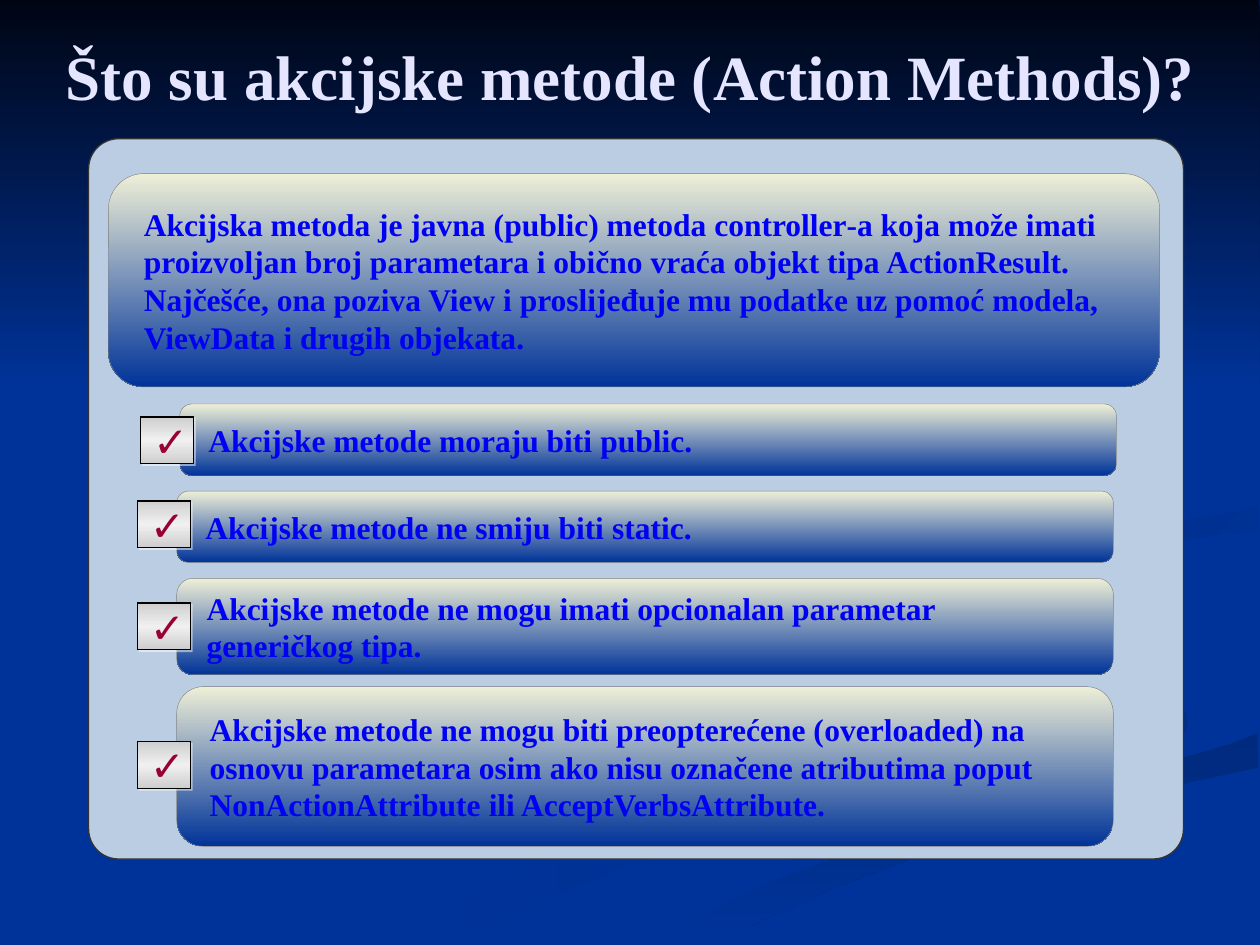
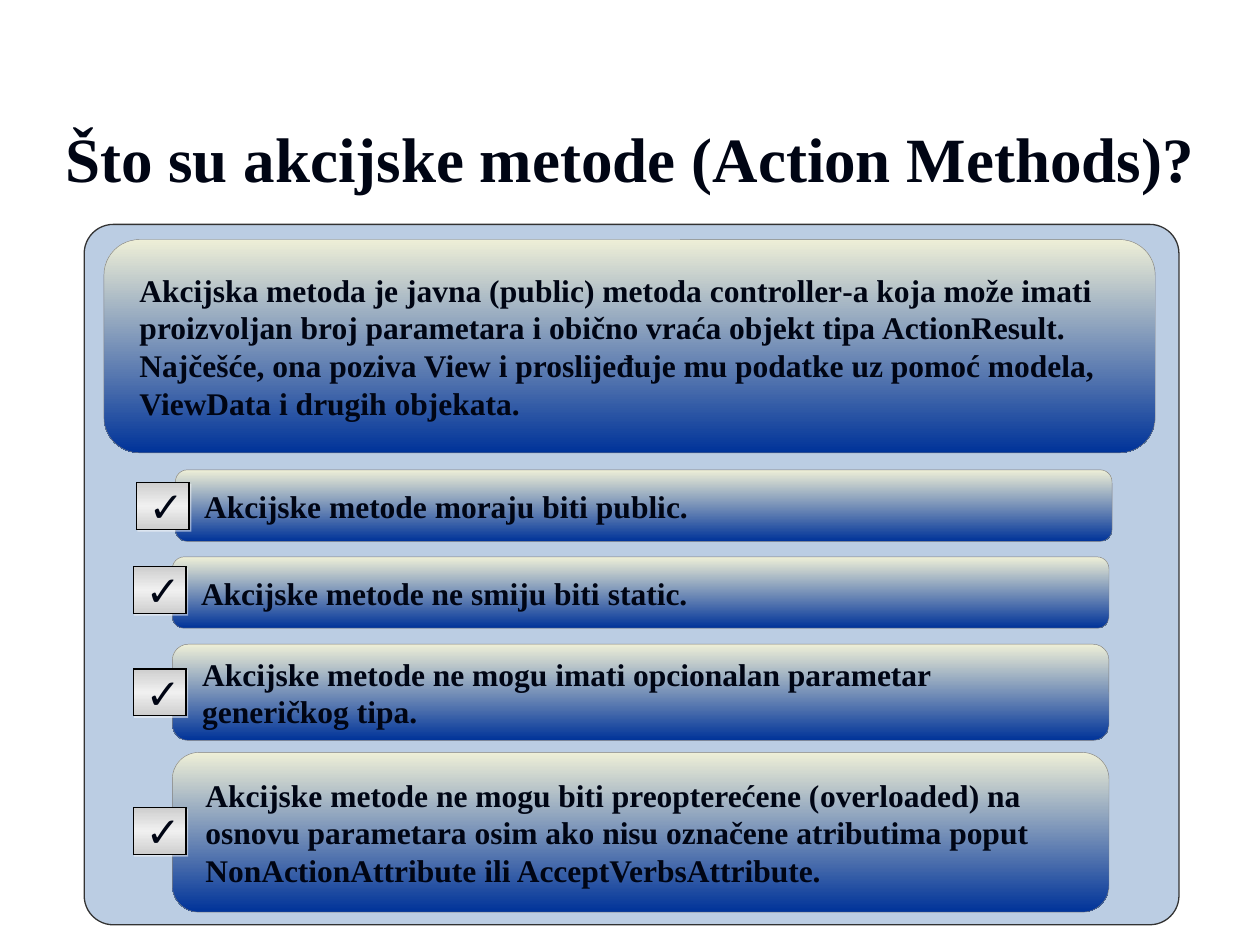
Before and after one commit to vzdesic/PZI, a slide deck: slide 5 of PPTs/05 MVC controlleri.ppt. Drawn at 1260x945 pixels with LibreOffice and Linux fonts; fonts in the diff are those of the drawing; background and template pictures are left out. Boxes give left, top, right and bottom in pixels: in the first picture for what was removed or moved away, otherwise in the second. Text is boxed around its words. In the diff, an @@ line names an element or a change of style, - is before the commit and + after.

```diff
--- a/PPTs/05 MVC controlleri.ppt
+++ b/PPTs/05 MVC controlleri.ppt
@@ background #003399 to picture (left out) @@
@@ group removed at box(0, 0, 1260, 944): 6 freeform shapes @@
@@ title "Što su akcijske metode (Action ...": place and size @@
-title "Što su akcijske metode (Action ..." at box(66, 52, 1194, 113)
+title "Što su akcijske metode (Action ..." at box(65, 134, 1194, 195)
@@ title "Što su akcijske metode (Action ..." at box(65, 134, 1194, 195): text colour #E5E5FF to #000514 @@
@@ rounded rectangle: place and size @@
-rounded rectangle at box(88, 139, 1183, 859)
+rounded rectangle at box(84, 224, 1179, 925)
@@ text colour #0000F2 to #000514 in 5 elements at box(173, 752, 1109, 912), box(173, 557, 1109, 629), box(173, 644, 1109, 740), box(175, 470, 1111, 542), box(103, 239, 1154, 452) @@
@@ rounded rectangle "✓": place and size @@
-rounded rectangle "✓" at box(137, 501, 190, 548)
+rounded rectangle "✓" at box(136, 483, 189, 529)
@@ rounded rectangle "✓": place and size @@
-rounded rectangle "✓" at box(137, 604, 190, 650)
+rounded rectangle "✓" at box(134, 567, 186, 614)
@@ text colour #990033 to #000514 in 4 elements at box(136, 483, 189, 529), box(134, 567, 186, 614), box(134, 808, 186, 854), box(134, 669, 186, 716) @@
@@ rounded rectangle "✓": place and size @@
-rounded rectangle "✓" at box(141, 417, 194, 464)
+rounded rectangle "✓" at box(134, 669, 186, 716)
@@ 6 rounded rectangles: place and size @@
-6 rounded rectangles at box(108, 174, 1159, 847)
+6 rounded rectangles at box(103, 239, 1154, 912)
```
Also in this commit, not shown: 5 other slides changed, 12 other files.
